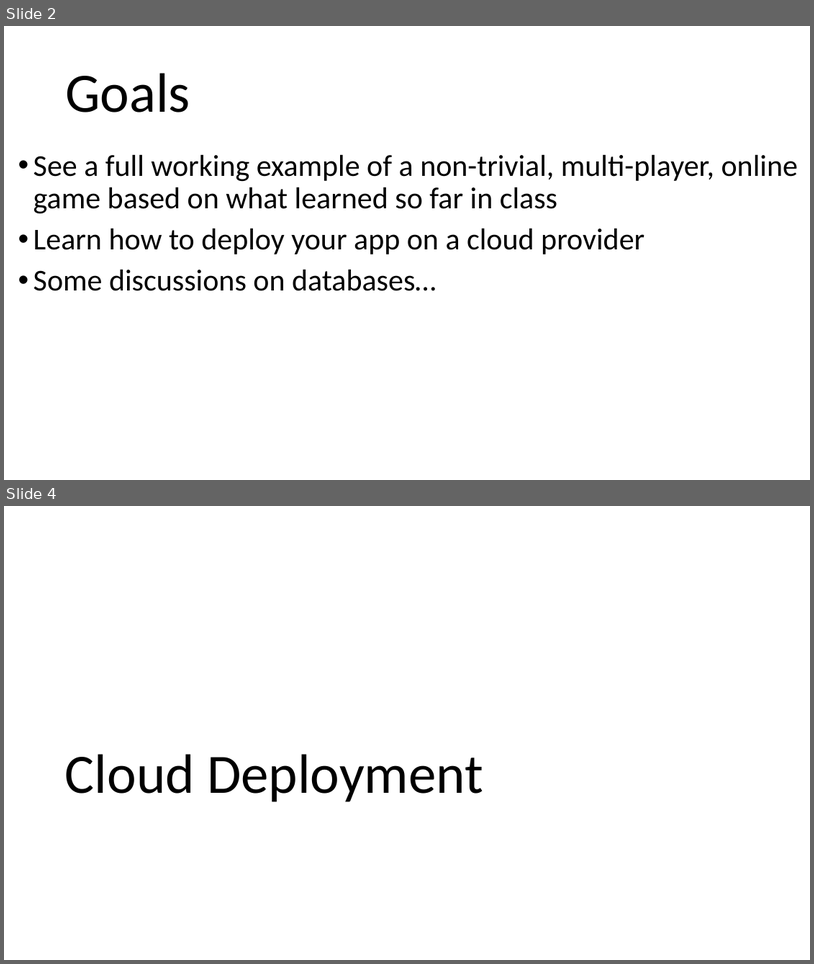
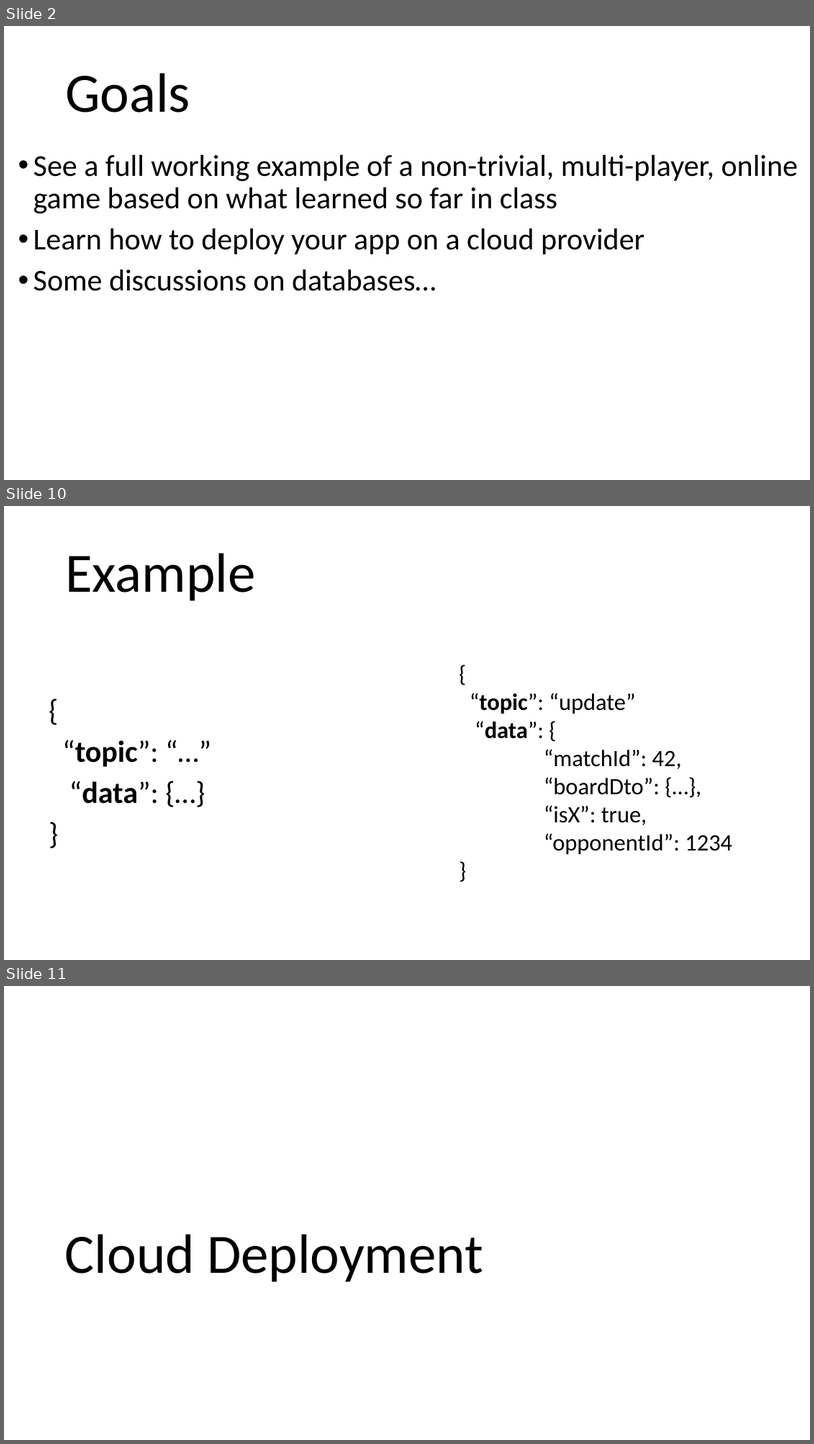
Before and after one commit to arcuri82/web_development_and_api_design, a slide deck: docs/slides/lesson_10.pptx. Shown one above the other, each under a label of ours: slides 2 and 4 before the commit, slides 2, 10 and 11 after it; the slides between them are not shown. The pictures are 814x964 and 814x1444 pixels, drawn with LibreOffice and Linux fonts; fonts in the diff are those of the drawing. Boxes give left, top, right and bottom in pixels: in the first picture for what was removed or moved away, otherwise in the second. Text is boxed around its words. In the diff, an @@ line names an element or a change of style, - is before the commit and + after.

```diff
--- a/docs/slides/lesson_10.pptx
+++ b/docs/slides/lesson_10.pptx
@@ slide 10 added at box(4, 506, 810, 960), background #FFFFFF @@
@@ title added at box(65, 553, 255, 601), 66 pt, text #000000 @@
+Example
@@ text added at box(470, 692, 733, 854), 27.9 pt, text #000000 @@
+{
+“topic”: “update”
+“data”: {
+“matchId”: 42,
+“boardDto”: {…},
+“isX”: true,
+“opponentId”: 1234
+}
@@ text added at box(62, 740, 159, 803), 36 pt, text #000000 @@
+{
+“topic”: “…”
+“data”: {…}
+}
@@ what was slide 4 is now slide 11 @@
```
Also in this commit, not shown: 3 slides changed, 7 other slides added, 1 other file.
